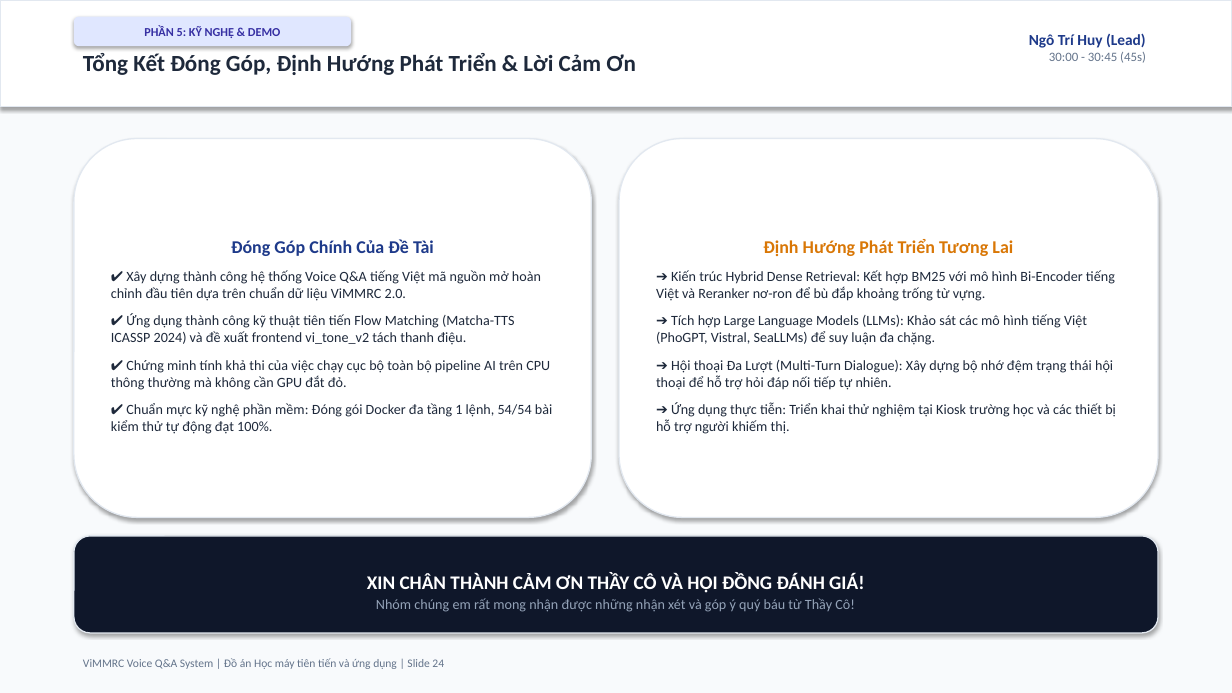
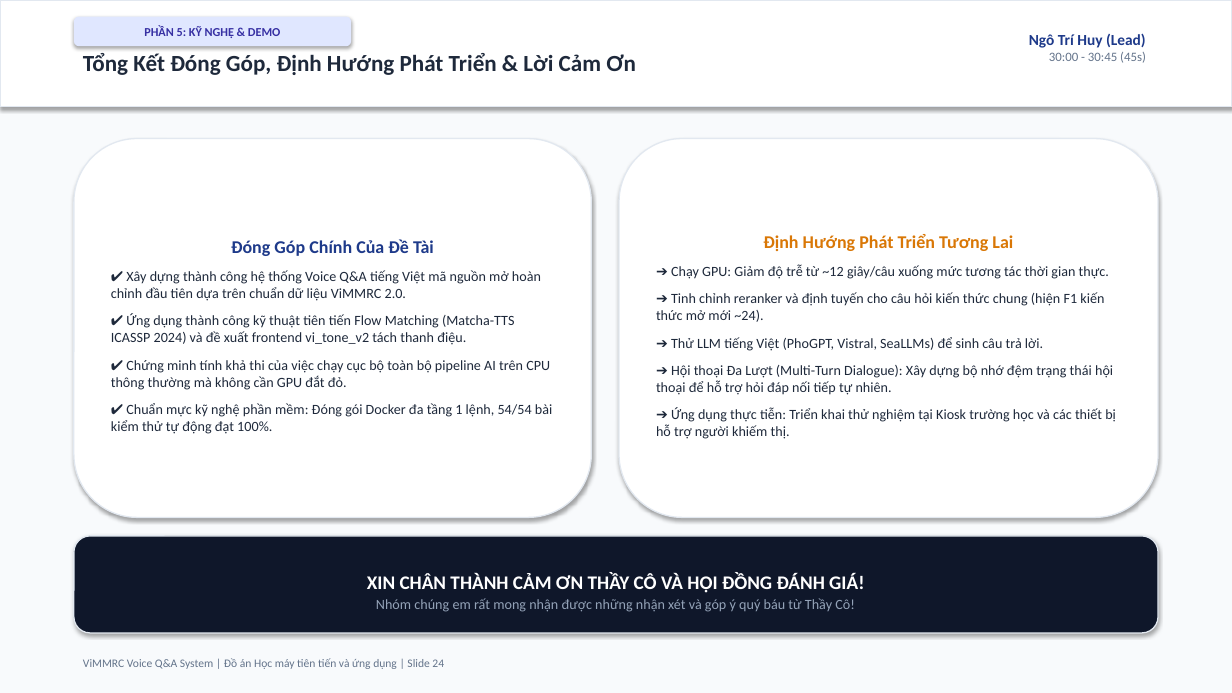
Before and after one commit to ngohuy04022000/vimmrc-qa-voice, a slide deck: slide 24 of docs/ViMMRC_Presentation_30min.pptx. Drawn at 1232x693 pixels with LibreOffice and Linux fonts; fonts in the diff are those of the drawing. Boxes give left, top, right and bottom in pixels: in the first picture for what was removed or moved away, otherwise in the second. Text is boxed around its words. In the diff, an @@ line names an element or a change of style, - is before the commit and + after.

```diff
--- a/docs/ViMMRC_Presentation_30min.pptx
+++ b/docs/ViMMRC_Presentation_30min.pptx
@@ text in rounded rectangle at (x1=656, y1=264, x2=1109, y2=351): text changed @@
-➔ Kiến trúc Hybrid Dense Retrieval: Kết hợp BM25 với mô hình Bi-Encoder tiếng Việt và Reranker nơ-ron để bù đắp khoảng trống từ vựng.
-➔ Tích hợp Large Language Models (LLMs): Khảo sát các mô hình tiếng Việt (PhoGPT, Vistral, SeaLLMs) để suy luận đa chặng.
+➔ Chạy GPU: Giảm độ trễ từ ~12 giây/câu xuống mức tương tác thời gian thực.
+➔ Tinh chỉnh reranker và định tuyến cho câu hỏi kiến thức chung (hiện F1 kiến thức mở mới ~24).
+➔ Thử LLM tiếng Việt (PhoGPT, Vistral, SeaLLMs) để sinh câu trả lời.
```
Also in this commit, not shown: 6 other slides changed, 10 other files.
